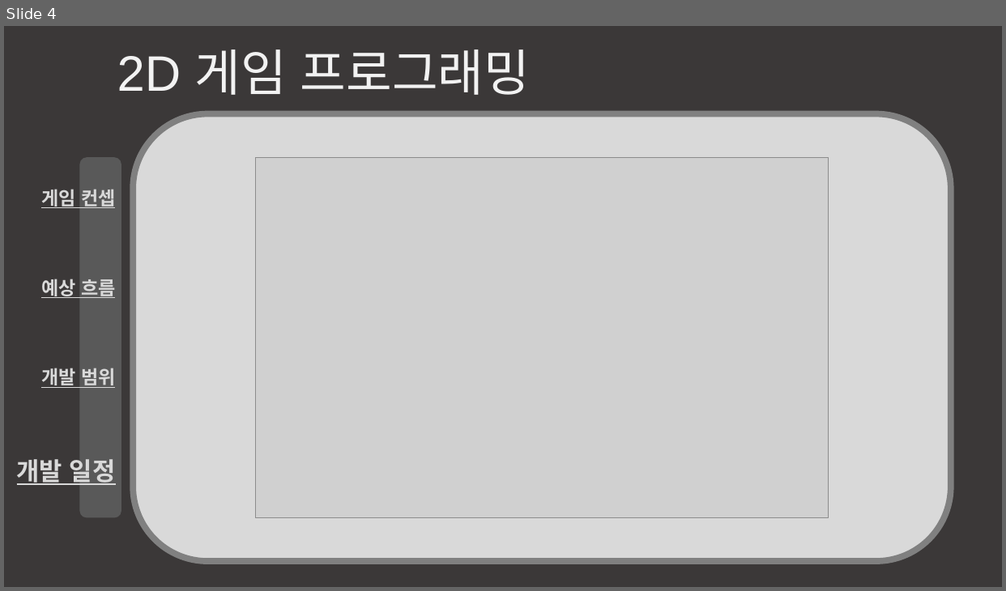
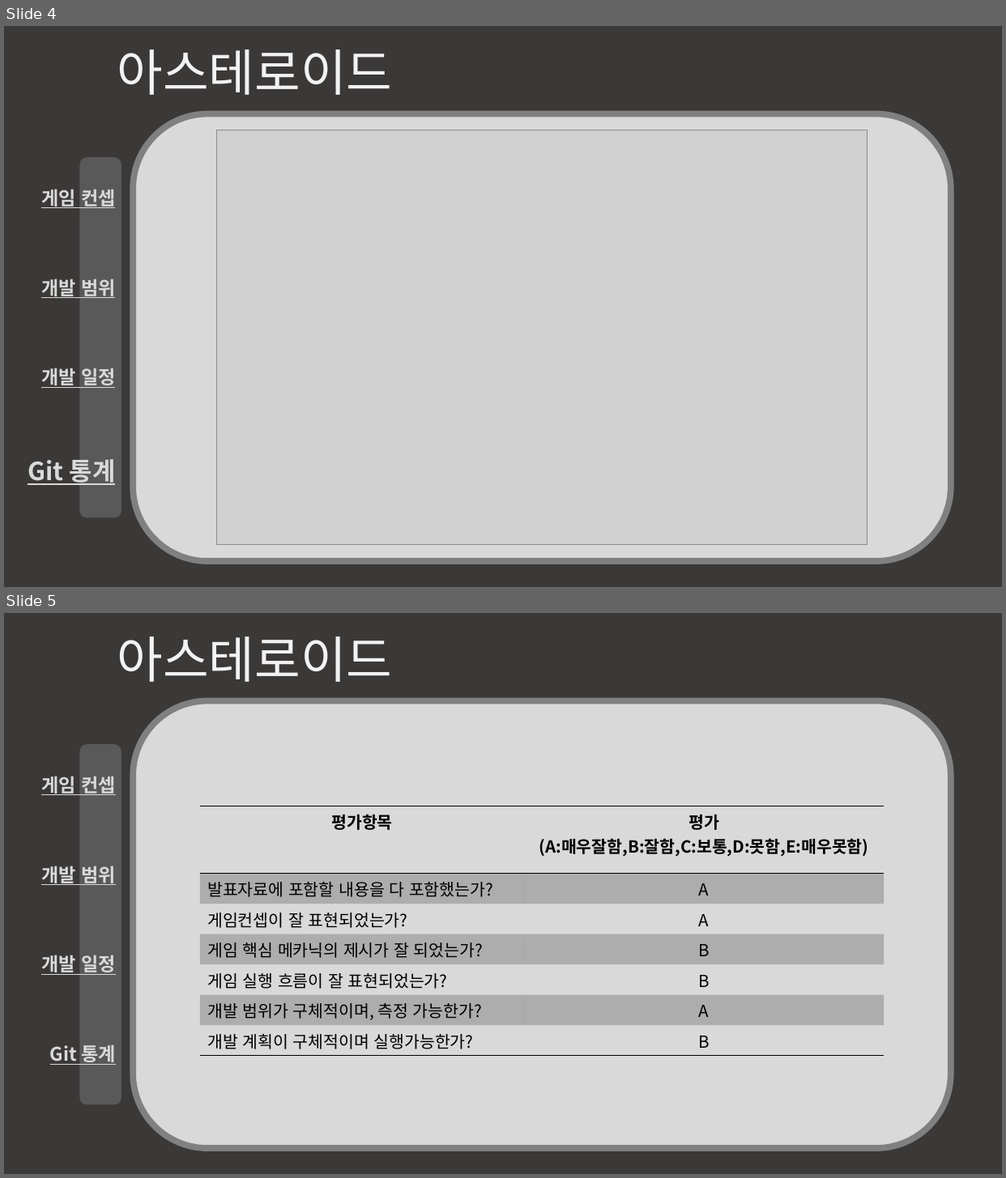
Before and after one commit to mado0421/2DGameProgrammingProject, a slide deck: 2DGP_2차발표.pptx. Shown one above the other, each under a label of ours: slide 4 before the commit, slides 4 and 5 after it. The pictures are 1006x591 and 1006x1178 pixels, drawn with LibreOffice and Linux fonts; fonts in the diff are those of the drawing; grey boxes stand for pictures. Boxes give left, top, right and bottom in pixels: in the first picture for what was removed or moved away, otherwise in the second. Text is boxed around its words. In the diff, an @@ line names an element or a change of style, - is before the commit and + after.

```diff
--- a/2DGP_2차발표.pptx
+++ b/2DGP_2차발표.pptx
@@ slide 5 added at box(4, 613, 1002, 1174), background #3B3838 @@
@@ text added at box(117, 636, 393, 682), 48 pt, text #F2F2F2 @@
+아스테로이드
@@ rounded rectangle added at box(133, 701, 951, 1149), fill #D9D9D9, outline #808080 6 pt @@
@@ rounded rectangle added at box(79, 745, 121, 1105), fill #595959 @@
@@ text added at box(41, 776, 116, 1065), 18 pt, text #D9D9D9, bold, underline @@
+게임 컨셉
+개발 범위
+개발 일정
+Git 통계
@@ table added at box(200, 806, 884, 1053), 7 rows, 2 columns @@
+평가항목 | 평가 / (A:매우잘함,B:잘함,C:보통,D:못함,E:매우못함)
+발표자료에 포함할 내용을 다 포함했는가? | A
+게임컨셉이 잘 표현되었는가? | A
+게임 핵심 메카닉의 제시가 잘 되었는가? | B
+게임 실행 흐름이 잘 표현되었는가? | B
+개발 범위가 구체적이며, 측정 가능한가? | A
+개발 계획이 구체적이며 실행가능한가? | B
@@ slide 4 changed as well @@
@@ text at box(117, 49, 393, 95): text changed @@
-2D 게임 프로그래밍
+아스테로이드
@@ picture: place and size @@
-picture at box(256, 158, 829, 518)
+picture at box(216, 130, 867, 544)
@@ text "게임 컨셉": place and size @@
-text "게임 컨셉" at box(17, 189, 116, 485)
+text "게임 컨셉" at box(27, 189, 116, 485)
@@ text at box(41, 279, 116, 298): paragraph removed @@
-예상 흐름
@@ text at box(41, 368, 116, 388): size 24 to 18 pt in "개발 일정" @@
@@ text at box(27, 459, 116, 485): paragraph added @@
+Git 통계
```
Also in this commit, not shown: 3 other slides changed, 1 other file.
